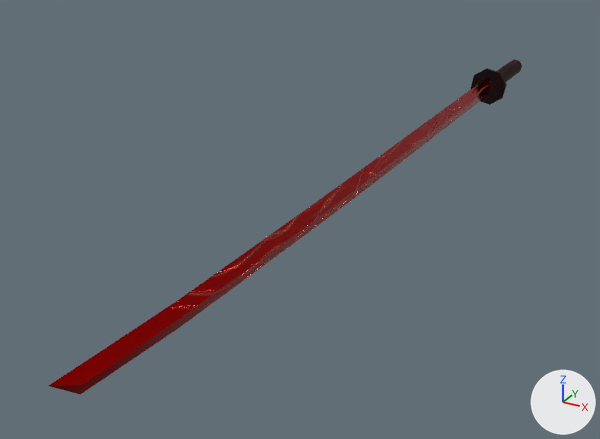
The FBX model Models_Misha/Weapon/Cursed_Katana.fbx as it was, and as the next commit left it.
The view is the same before and after, from a 50 mm camera at (2.86, -3.87, 6.2) aimed at (1.34, -1.1, 4.82). Every picture has the same lights, and +X, +Y and +Z are marked at lower right. Where no turn or scale is listed for an object, it has been applied to the vertices.

Names of what the first picture shows: 'Клинок'.
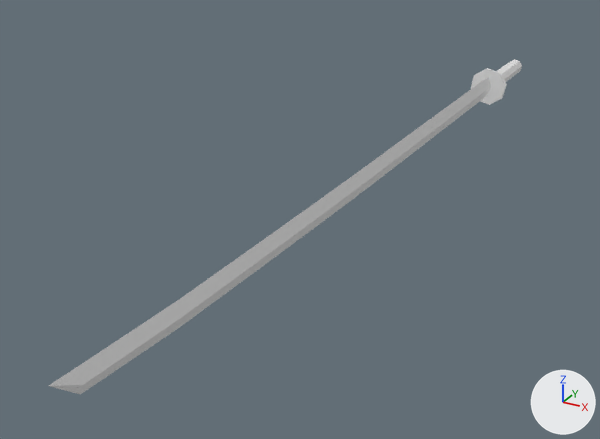
Commit message: Перезалив Модельки Cursed_Katana без текстур

The change, as a diff of the scene's bpy script:
```diff
--- a/Models_Misha/Weapon/Cursed_Katana.fbx.py
+++ b/Models_Misha/Weapon/Cursed_Katana.fbx.py
@@ me_plane_001 @@
 me_plane_001.from_pydata(...)  # 87 vertices, 74 faces; spans x -0.1..0.1, y -2.74..1.11, z -0.05..0.14
-me_plane_001.materials.append(mat_material_001)
```

Changed parts and their boxes [x1, y1, x2, y2] in the pictures (600 x 439 px):
'Клинок', recoloured (red to grey): [49, 59, 522, 394] in both
